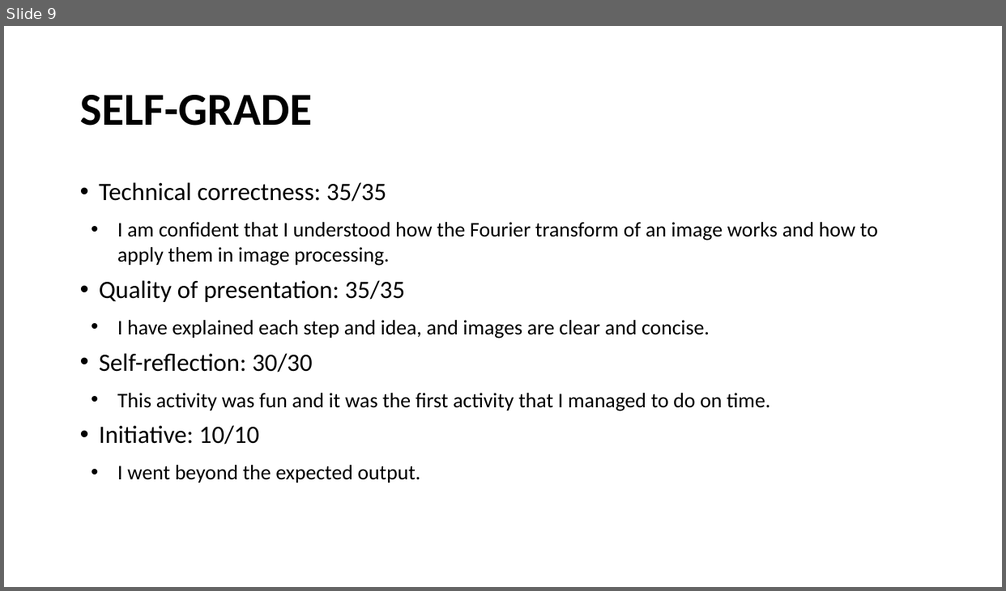
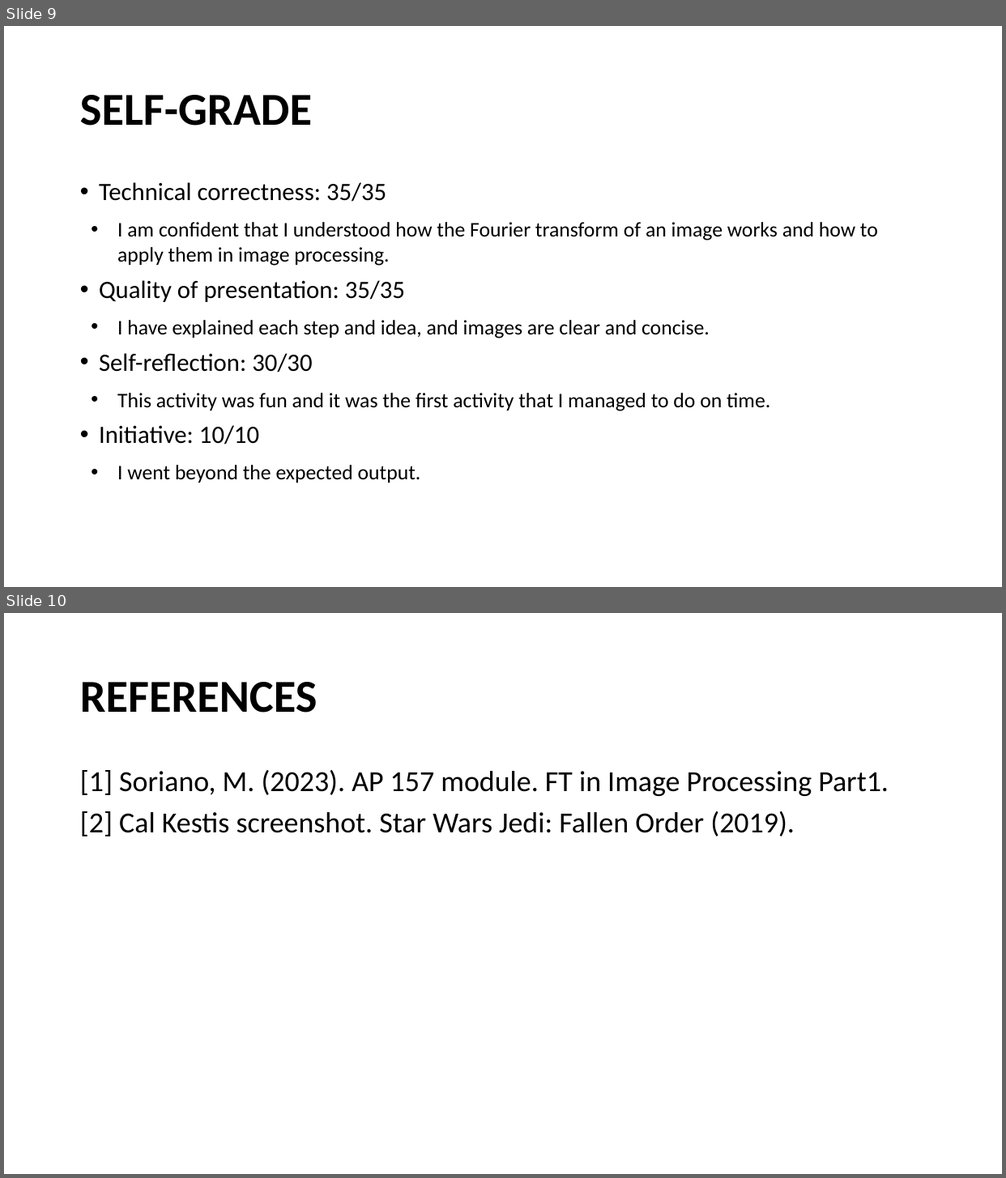
Before and after one commit to genvert/AP_157_FX-2_Vertudez, a slide deck: Activity 02 Part 1/Vertudez_Activity_2_Part_1_Report.pptx. Shown one above the other, each under a label of ours: slide 9 before the commit, slides 9 and 10 after it. The pictures are 1006x591 and 1006x1178 pixels, drawn with LibreOffice and Linux fonts; fonts in the diff are those of the drawing. Boxes give left, top, right and bottom in pixels: in the first picture for what was removed or moved away, otherwise in the second. Text is boxed around its words. In the diff, an @@ line names an element or a change of style, - is before the commit and + after.

```diff
--- a/Activity 02 Part 1/Vertudez_Activity_2_Part_1_Report.pptx
+++ b/Activity 02 Part 1/Vertudez_Activity_2_Part_1_Report.pptx
@@ slide 10 added at (4,613,1002,1174), background #FFFFFF @@
@@ title added at (80,682,317,713), 44 pt, text #000000, bold @@
+REFERENCES
@@ text added at (80,770,889,837), 28 pt, text #000000 @@
+[1] Soriano, M. (2023). AP 157 module. FT in Image Processing Part1.
+[2] Cal Kestis screenshot. Star Wars Jedi: Fallen Order (2019).
```
Also in this commit, not shown: 6 other files.
